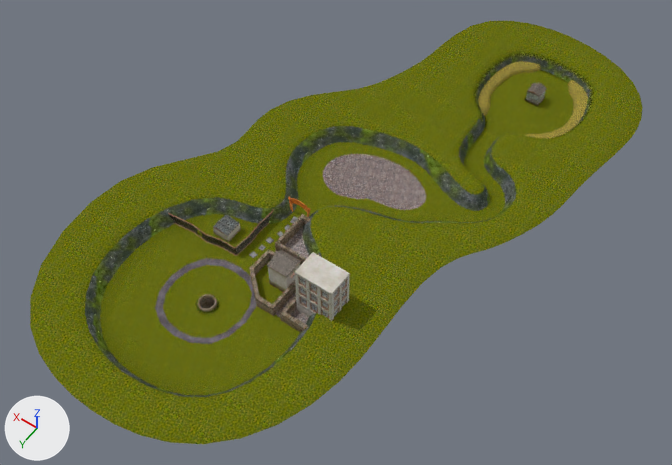
Renders of the Blender file Deserter/Assets/Mesh/Maps/Debug/MapOutside00.blend from each side of a commit.
Rendered twice from a 50 mm lens placed at (-55.0, 157.3, 153.6), pointed at (16.9, 56.6, -4.5). Every picture has the same lights, and +X, +Y and +Z are marked at lower left.

The older version as bpy lines, for what is in view:
```python
me_cube_002 = bpy.data.meshes.new('Cube.002')
me_cube_002.from_pydata(...)  # 636 vertices, 619 faces; spans x -13.8..7.2, y -12.8..9.6, z -1.3..11.8
# faces by material slot: [32, 528, 59]
me_cube_002.materials.append(mat_brickmat00)  # picture img_bricktex02_png
me_cube_002.materials.append(mat_buildingmat)  # picture img_buildingtex00_png
me_cube_002.materials.append(mat_matwall01)  # picture img_walltex01_png
me_homebasemesh = bpy.data.meshes.new('homebaseMesh')
me_homebasemesh.from_pydata(...)  # 507 vertices, 472 faces; spans x -33.5..34.5, y -2.7..2.0, z -33.0..28.6
# faces by material slot: [321, 144, 7]
me_homebasemesh.materials.append(mat_grassmat)  # picture img_grasstex_png
me_homebasemesh.materials.append(mat_wallmat00)  # picture img_mosstex00_png
me_homebasemesh.materials.append(mat_dirtmat)  # picture img_graveltex00_png
me_homebasemesh_005 = bpy.data.meshes.new('homebaseMesh.005')
me_homebasemesh_005.from_pydata(...)  # 32 vertices, 16 faces; spans x 3.7..23.1, y -1.7..-1.3, z -51.3..-31.1
me_homebasemesh_005.materials.append(mat_asphaltmat)  # picture img_asphalttex01_png
ob_homebasemesh_02 = bpy.data.objects.new('homebaseMesh.02', me_homebasemesh)
ob_homebasemesh_02.location = (26.2, 86.3, 0.7)
ob_homebasemesh_02.rotation_euler = (1.571, 0.0, 0.0)  # degrees (90, 0, 0)
ob_perimeter_destroylater = bpy.data.objects.new('perimeter_destroylater', me_homebasemesh_005)
ob_perimeter_destroylater.location = (13.1, 46.3, 0.3)
ob_perimeter_destroylater.rotation_euler = (1.571, 0.0, 0.0)  # degrees (90, 0, 0)
ob_townmesh_01 = bpy.data.objects.new('townMesh.01', me_cube_002)
ob_townmesh_01.location = (15.6, 73.4, 0.0)
# also in view: 'brushMesh.00' at (0.1, 1.4, 0.5); 'homebaseMesh.01' at (13.6, 44.9, 0.8); 'townMesh.00' at (34.5, 68.6, 0.4); 'homebaseMesh.00' at (5.0, 1.0, 0.9); 'houseA' at (16.3, 75.2, 2.2)
```
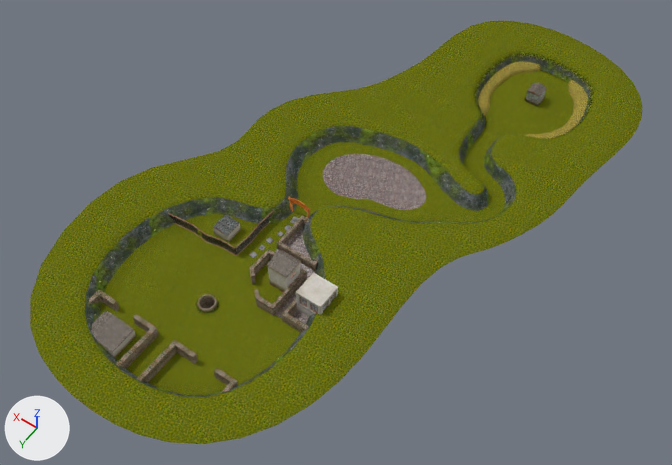
The edits, one by one:
me_cube_002 is used by ob_townmesh_01; location (15.6, 73.4, 0.0).
me_cube_002 had 636 vertices, 619 faces and spanned x -13.8..7.2, y -12.8..9.6, z -1.3..11.8.
me_cube_002 now has 259 vertices, 233 faces and spans x -11.5..7.2, y -12.8..9.6, z -1.2..5.1.
me_cube_002 part 1: the loose piece of 16 vertices spanning x -11.2..-4.1, y -1.4..9.6, z -1.1..1.5 is moved by (-0.3, 0.0, 0.0).
me_cube_002 part 2: the loose piece of 20 vertices spanning x -2.4..7.2, y -12.8..-3.4, z -1.3..1.7 is rebuilt with 20 vertices and now spans x -2.6..7.2, y -12.8..-3.9, z -1.2..1.2.
me_cube_002 part 3: 19 vertices moved from x -13.8..-5.4, y 0.0..5.7, z -1.2..5.2 to x -11.2..-6.0, y 0.7..5.0, z -1.2..5.1; 432 vertices removed from x -13.8..-5.3, y 0.0..5.7, z -1.2..11.8; 55 vertices added at x -11.2..-6.0, y 0.0..5.7, z -1.2..5.1.
Mesh me_cube_004 is new.
It has 80 vertices, 51 faces and spans x -21.5..13.7, y -3.5..7.4, z -1.5..1.6.
Faces by material slot: [28, 13, 4, 4, 2].
It uses material mat_brickmat00 (picture img_bricktex02_png).
It uses material mat_matwall01 (picture img_walltex01_png).
It uses material mat_matrust (picture img_metaltex00).
It uses material mat_matroofing (picture img_rooftilestex00_png).
It uses material mat_matdoor (picture img_doortex00).
Object 'perimeter_destroylater' (ob_perimeter_destroylater) is deleted.
Object 'townMesh.03' (ob_townmesh_03) is new; it shows me_cube_004.
Its location is (30.3, 102.7, 0.2).

Location of each change, (x1, y1, x2, y2) in pixels of the pictures (672 x 465 px; the box of a moved part takes in the faces that stretch with it):
'townMesh.01', reshaped (18% narrower): before (275, 214, 350, 333); after (277, 215, 338, 333)
'townMesh.03', added: after (89, 289, 238, 392)
    faces in mat_brickmat00 (picture img_bricktex02_png): (89, 289, 238, 392)
    faces in mat_matroofing (picture img_rooftilestex00_png): (91, 311, 134, 352)
    faces in mat_matwall01 (picture img_walltex01_png): (103, 330, 136, 357)
'perimeter_destroylater', deleted: before (155, 258, 259, 344)
part 1 of me_cube_002, moved or reshaped: before (280, 296, 308, 333); after (281, 298, 308, 333)
part 2 of me_cube_002, rebuilt: before (275, 214, 320, 265); after (277, 215, 318, 271)
part 3 of me_cube_002, cut back: before (295, 252, 350, 321); after (296, 273, 338, 315)
